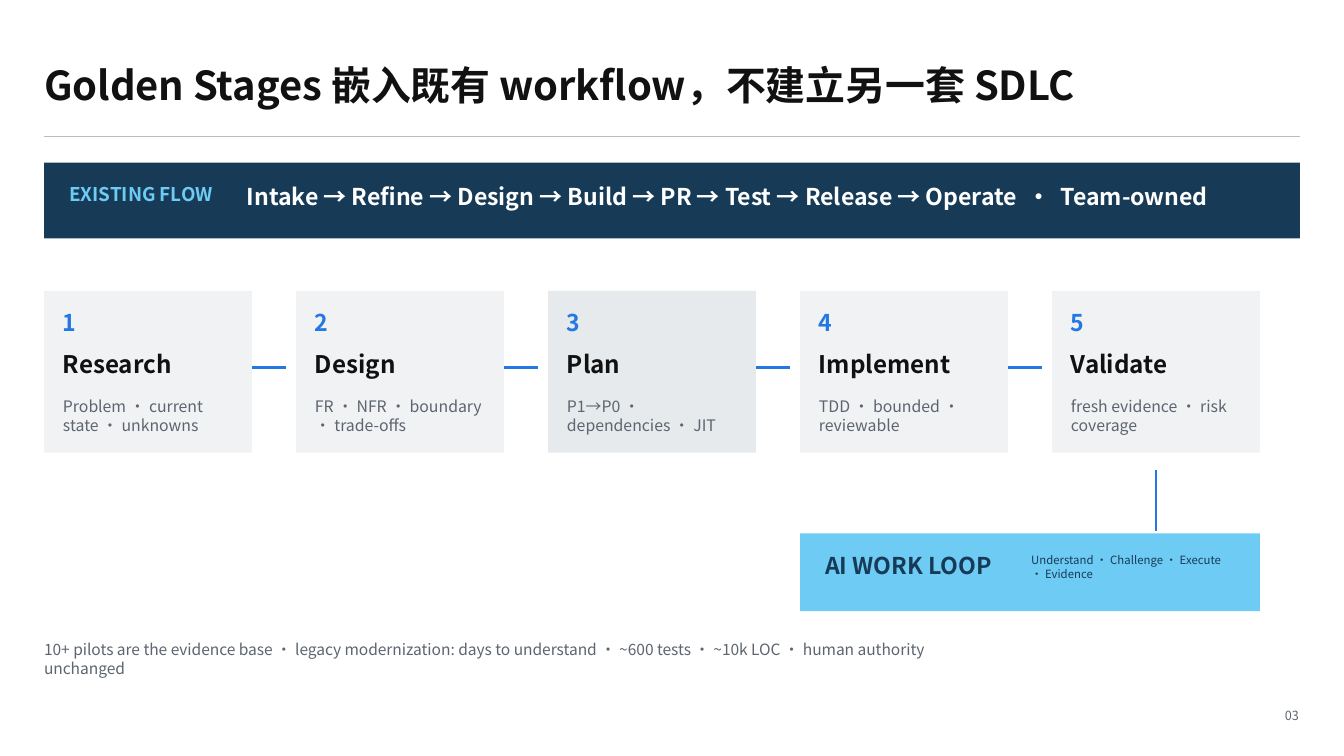
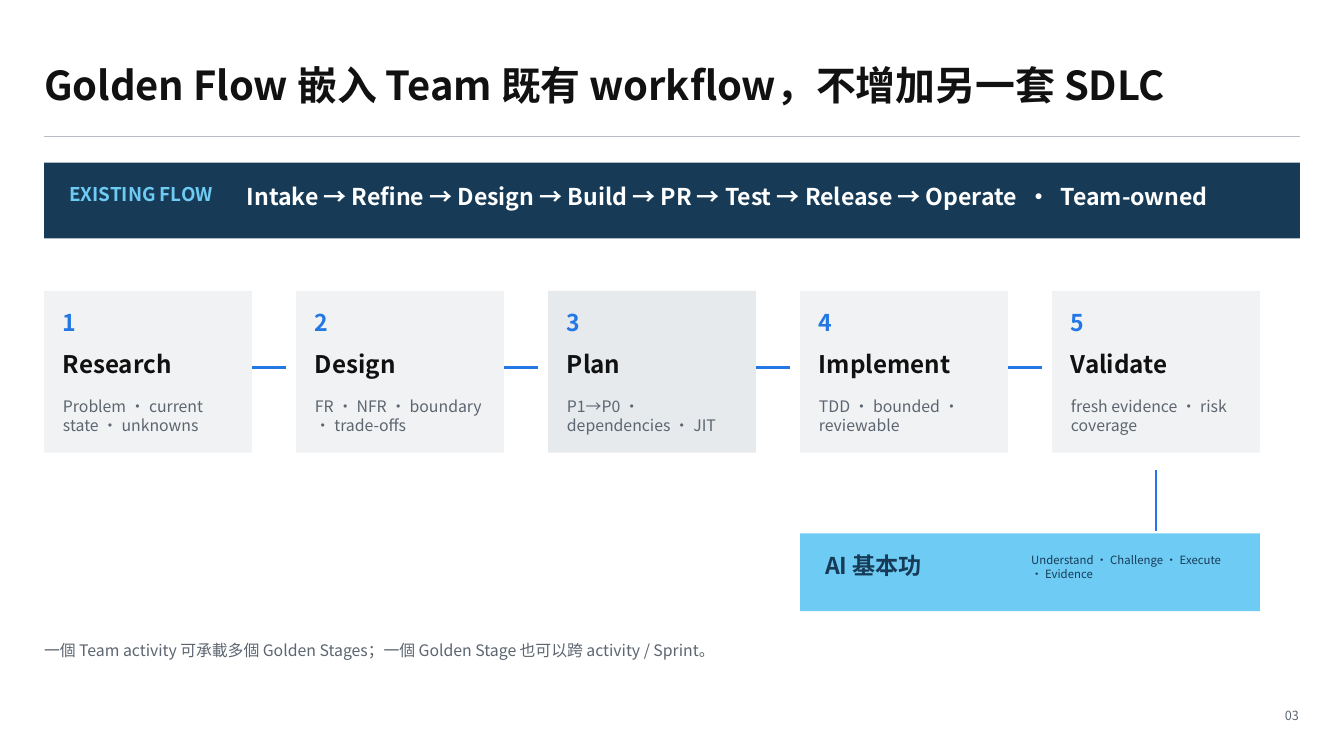
Before and after one commit to yschiang/ai_engineering, a slide deck: slide 3 of presentation/06_Training_Presentation.pptx. Drawn at 1344x756 pixels with LibreOffice and Linux fonts; fonts in the diff are those of the drawing. Boxes give left, top, right and bottom in pixels: in the first picture for what was removed or moved away, otherwise in the second. Text is boxed around its words. In the diff, an @@ line names an element or a change of style, - is before the commit and + after.

```diff
--- a/presentation/06_Training_Presentation.pptx
+++ b/presentation/06_Training_Presentation.pptx
@@ text at [44, 66, 1165, 105]: text changed @@
-Golden Stages 嵌入既有 workflow，不建立另一套 SDLC
+Golden Flow 嵌入 Team 既有 workflow，不增加另一套 SDLC
@@ text at [825, 554, 922, 576]: text changed @@
-AI WORK LOOP
+AI 基本功
@@ text at [44, 642, 714, 660]: text changed; size 11 to 11.2 pt @@
-10+ pilots are the evidence base · legacy modernization: days to understand · ~600 tests · ~10k LOC · human authority unchanged
+一個 Team activity 可承載多個 Golden Stages；一個 Golden Stage 也可以跨 activity / Sprint。
```
Also in this commit, not shown: 7 other slides changed, 3 slides removed, 15 other files.
